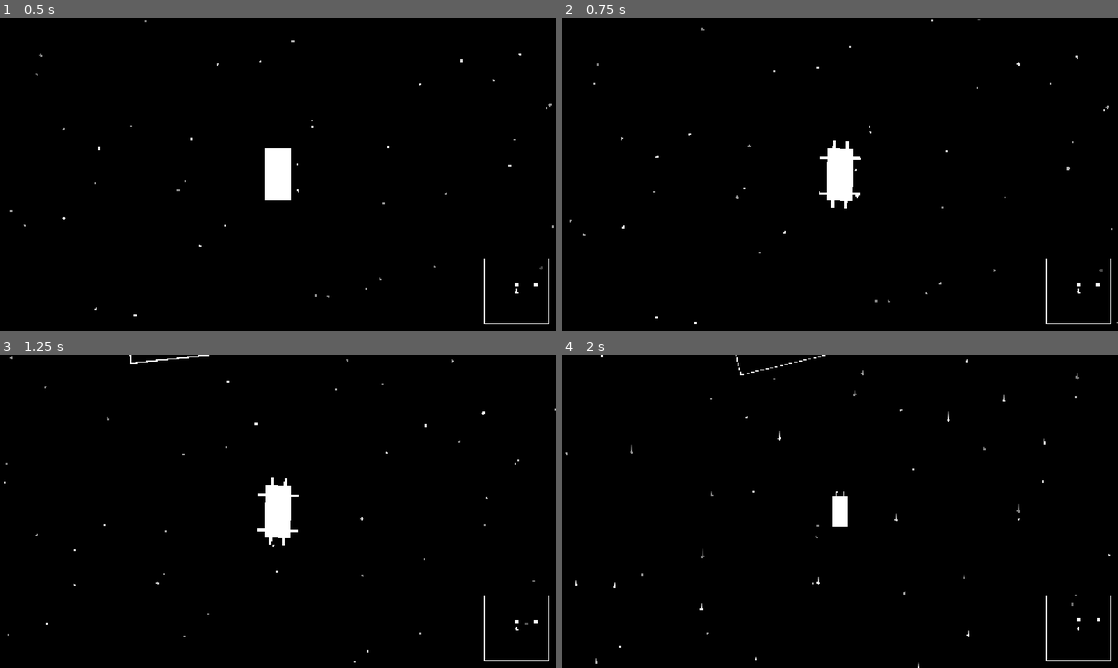
Above: before the commit, frames 1-4 (two rows, left to right).
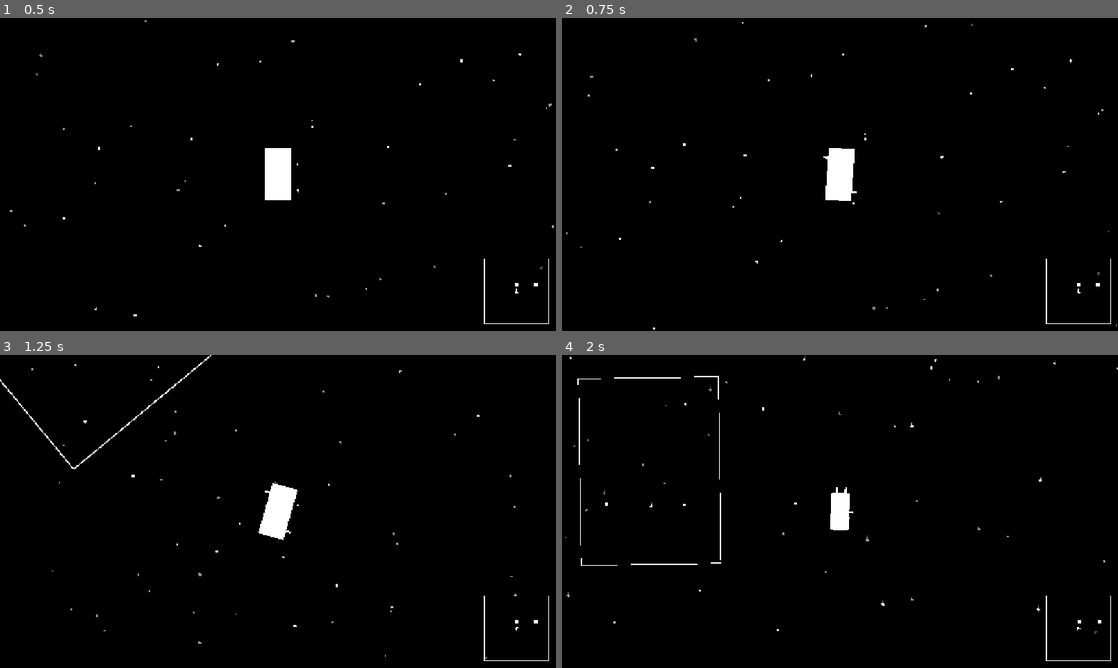
Above: after the commit, the same moments.

Repository: liamfmoran/1-bit-jam
Game: Godot game, scene res://scenes/main.tscn
Two runs of this game, one before a commit and one after it. Both use one fixed random seed, a clock stepped at 60 frames per second and the inputs below.
Inputs:
- Up to frame 1 (0.5 s): no input
- Up to frame 2 (0.75 s): tap Enter at 0.5 s; hold D (turn_right) from 0.53 s (still down); hold E (break) from 0.53 s (still down)
- Up to frame 3 (1.25 s): keep holding D (turn_right); keep holding E (break)
- Up to frame 4 (2 s): release D (turn_right) at 1.28 s; release E (break) at 1.28 s; hold S (thrust_reverse) from 1.28 s (still down); tap E (break) at 1.35 s

Frame 1 is identical in both runs. In frame 2, 0.4% of the frame differs, in the area x 0-100%, y 0-100%; in frame 3, 0.8%; in frame 4, 0.9%.

Commit message:
Added new ship physics

Diff:
--- a/scenes/ship/ship.gd
+++ b/scenes/ship/ship.gd
@@ -1,8 +1,21 @@
 extends RigidBody2D
 
-@export var thrust_force: float = 400.0
-@export var rotation_thrust_force: float = 300.0
+@export var rear_thrust_force: float = 600.0
+@export var front_thrust_force: float = 500.0
 @export var brake_force: float = 800.0
+@export var brake_gain: float = 2.5
+@export var stabilizer_force: float = 120.0
+@export var angular_stab_gain: float = 10.0
+@export var gimbal_max_angle: float = 20.0
+@export var gimbal_speed: float = 8.0
+@export var lateral_rcs_gain: float = 5.0
+@export var lateral_rcs_max: float = 500.0
+@export var steering_ratio: float = 0.35
+
+const FLAME_MAIN_W := 4.0
+const FLAME_MAIN_L := 12.0
+const FLAME_AUX_W  := 3.0
+const FLAME_AUX_L  := 8.0
 
 const ENGINE_RL := Vector2(-10.0, 40.0) #Rear Left
 const ENGINE_RR := Vector2(10.0, 40.0) #Rear Right
@@ -10,9 +23,10 @@
 const ENGINE_FR := Vector2(10.0, -40.0)
 const ENGINE_SFR := Vector2(20.0, -25.0)
 const ENGINE_SFL := Vector2(-20.0, -25.0) #Side Forward Left
-
 const ENGINE_SRR := Vector2(20.0, 25.0)
 const ENGINE_SRL := Vector2(-20.0, 25.0) #Side Rear Left
+const ENGINE_RCS_R := Vector2(20.0, 0.0)  # lateral RCS, fires -X (pushes ship left)
+const ENGINE_RCS_L := Vector2(-20.0, 0.0) # lateral RCS, fires +X (pushes ship right)
 
 @onready var flame_rl: ColorRect = $Flames/FlameRL
 @onready var flame_rr: ColorRect = $Flames/FlameRR
@@ -22,53 +36,191 @@
 @onready var flame_sfl: ColorRect = $Flames/FlameSFL
 @onready var flame_srr: ColorRect = $Flames/FlameSRR
 @onready var flame_srl: ColorRect = $Flames/FlameSRL
-
-@onready var ship_size = $Hull.size #we can use this to call the dimensions to where to put the boosters?
-
-func _physics_process(_delta: float) -> void:
+@onready var flame_lat_r: ColorRect = $Flames/FlameLAT_R
+@onready var flame_lat_l: ColorRect = $Flames/FlameLAT_L
+
+@onready var ship_size = $Hull.size
+
+var gimbal_angle: float = 0.0
+
+func _ready() -> void:
+	_setup_thruster_visuals()
+
+func _setup_thruster_visuals() -> void:
+	# Main engines (regular size)
+	_place_flame(flame_rl, ENGINE_RL, Vector2(0, 1),  FLAME_MAIN_W, FLAME_MAIN_L)
+	_place_flame(flame_rr, ENGINE_RR, Vector2(0, 1),  FLAME_MAIN_W, FLAME_MAIN_L)
+	_place_flame(flame_fl, ENGINE_FL, Vector2(0, -1), FLAME_MAIN_W, FLAME_MAIN_L)
+	_place_flame(flame_fr, ENGINE_FR, Vector2(0, -1), FLAME_MAIN_W, FLAME_MAIN_L)
+	# Aux thrusters (smaller)
+	_place_flame(flame_sfr,   ENGINE_SFR,   Vector2(1, 0),  FLAME_AUX_W, FLAME_AUX_L)
+	_place_flame(flame_sfl,   ENGINE_SFL,   Vector2(-1, 0), FLAME_AUX_W, FLAME_AUX_L)
+	_place_flame(flame_srr,   ENGINE_SRR,   Vector2(1, 0),  FLAME_AUX_W, FLAME_AUX_L)
+	_place_flame(flame_srl,   ENGINE_SRL,   Vector2(-1, 0), FLAME_AUX_W, FLAME_AUX_L)
+	_place_flame(flame_lat_r, ENGINE_RCS_R, Vector2(1, 0),  FLAME_AUX_W, FLAME_AUX_L)
+	_place_flame(flame_lat_l, ENGINE_RCS_L, Vector2(-1, 0), FLAME_AUX_W, FLAME_AUX_L)
+	# Pivot offsets for gimbaling flames (nozzle mouth stays fixed during rotation)
+	flame_rl.pivot_offset = Vector2(FLAME_MAIN_W * 0.5, 0.0)
+	flame_rr.pivot_offset = Vector2(FLAME_MAIN_W * 0.5, 0.0)
+	flame_fl.pivot_offset = Vector2(FLAME_MAIN_W * 0.5, FLAME_MAIN_L)
+	flame_fr.pivot_offset = Vector2(FLAME_MAIN_W * 0.5, FLAME_MAIN_L)
+
+func _place_flame(flame: ColorRect, engine_pos: Vector2, exhaust_dir: Vector2, w: float, l: float) -> void:
+	if exhaust_dir.y > 0.0:       # exhausts down
+		flame.size = Vector2(w, l)
+		flame.position = engine_pos + Vector2(-w * 0.5, 0.0)
+	elif exhaust_dir.y < 0.0:     # exhausts up
+		flame.size = Vector2(w, l)
+		flame.position = engine_pos + Vector2(-w * 0.5, -l)
+	elif exhaust_dir.x > 0.0:     # exhausts right
+		flame.size = Vector2(l, w)
+		flame.position = engine_pos + Vector2(0.0, -w * 0.5)
+	else:                          # exhausts left
+		flame.size = Vector2(l, w)
+		flame.position = engine_pos + Vector2(-l, -w * 0.5)
+
+func _physics_process(delta: float) -> void:
 	var forward_dir := -transform.y
+	var turn_input := Input.get_axis("turn_left", "turn_right")
 	var thrusting_forward := Input.is_action_pressed("thrust_forward")
 	var thrusting_reverse := Input.is_action_pressed("thrust_reverse")
-	var turning_left := Input.is_action_pressed("turn_left")
-	var turning_right := Input.is_action_pressed("turn_right")
-	var braking := Input.is_action_pressed('break')
-
-	if braking and linear_velocity.length_squared() > 1.0:
-		var brake_dir := -linear_velocity.normalized()
-		apply_central_force(brake_dir * brake_force)
-
-	if braking and linear_velocity.length_squared() < 0.5: #snaps the momentum to 0
+	var braking := Input.is_action_pressed("break")
+
+	# Gimbal lerps to 0 during braking so flames return to center
+	var gimbal_target := 0.0 if braking else -turn_input * gimbal_max_angle
+	gimbal_angle = lerp(gimbal_angle, gimbal_target, gimbal_speed * delta)
+
+	if braking:
+		_brake(forward_dir, turn_input)
+		_update_flames_braking(forward_dir, turn_input)
+		return
+
+	var steer := transform.x * sin(deg_to_rad(gimbal_angle)) * steering_ratio
+
+	if thrusting_forward:
+		apply_central_force(forward_dir * rear_thrust_force)
+		apply_force(steer * rear_thrust_force, Vector2(0.0, 40.0).rotated(rotation))
+
+	if thrusting_reverse:
+		apply_central_force(-forward_dir * front_thrust_force)
+		apply_force(-steer * front_thrust_force, Vector2(0.0, -40.0).rotated(rotation))
+
+	if thrusting_forward or thrusting_reverse:
+		_apply_lateral_rcs()
+
+	var fire_left := false
+	var fire_right := false
+	var stab_f := stabilizer_force
+
+	if abs(turn_input) > 0.1 and not thrusting_forward and not thrusting_reverse:
+		if turn_input < 0.0:
+			fire_left = true
+		else:
+			fire_right = true
+	elif abs(turn_input) < 0.1 and abs(angular_velocity) > 0.5:
+		stab_f = minf(absf(angular_velocity) * angular_stab_gain, stabilizer_force)
+		if angular_velocity > 0.0:
+			fire_left = true
+		else:
+			fire_right = true
+
+	if fire_left:
+		apply_force(forward_dir * stab_f, ENGINE_SFR.rotated(rotation))
+		apply_force(-forward_dir * stab_f, ENGINE_SRL.rotated(rotation))
+	if fire_right:
+		apply_force(forward_dir * stab_f, ENGINE_SFL.rotated(rotation))
+		apply_force(-forward_dir * stab_f, ENGINE_SRR.rotated(rotation))
+
+	_update_flames(thrusting_forward, thrusting_reverse, fire_left, fire_right)
+
+
+func _apply_lateral_rcs() -> void:
+	var lat_spd := transform.x.dot(linear_velocity)
+	if absf(lat_spd) < 0.1:
+		return
+	var f := minf(absf(lat_spd) * lateral_rcs_gain, lateral_rcs_max)
+	if lat_spd > 0.0:
+		apply_force(-transform.x * f, ENGINE_RCS_R.rotated(rotation))
+	else:
+		apply_force(transform.x * f, ENGINE_RCS_L.rotated(rotation))
+
+
+func _brake(forward_dir: Vector2, turn_input: float) -> void:
+	var speed := linear_velocity.length()
+
+	if speed > 0.5:
+		var f := minf(speed * brake_gain, brake_force)
+		apply_central_force(-linear_velocity.normalized() * f)
+
+	if absf(turn_input) > 0.1:
+		if turn_input < 0.0:
+			apply_force(forward_dir * stabilizer_force, ENGINE_SFR.rotated(rotation))
+			apply_force(-forward_dir * stabilizer_force, ENGINE_SRL.rotated(rotation))
+		else:
+			apply_force(forward_dir * stabilizer_force, ENGINE_SFL.rotated(rotation))
+			apply_force(-forward_dir * stabilizer_force, ENGINE_SRR.rotated(rotation))
+	else:
+		if angular_velocity > 0.05:
+			var f := minf(angular_velocity * angular_stab_gain, stabilizer_force)
+			apply_force(forward_dir * f, ENGINE_SFR.rotated(rotation))
+			apply_force(-forward_dir * f, ENGINE_SRL.rotated(rotation))
+		elif angular_velocity < -0.05:
+			var f := minf(-angular_velocity * angular_stab_gain, stabilizer_force)
+			apply_force(forward_dir * f, ENGINE_SFL.rotated(rotation))
+			apply_force(-forward_dir * f, ENGINE_SRR.rotated(rotation))
+
+	if linear_velocity.length_squared() < 1.0 and absf(angular_velocity) < 0.1:
 		linear_velocity = Vector2.ZERO
 		angular_velocity = 0.0
 
 
-
-	if thrusting_forward:
-		apply_force(forward_dir * thrust_force, ENGINE_RL.rotated(rotation))
-		apply_force(forward_dir * thrust_force, ENGINE_RR.rotated(rotation))
-
-	if thrusting_reverse:
-		apply_force(-forward_dir * thrust_force, ENGINE_FL.rotated(rotation))
-		apply_force(-forward_dir * thrust_force, ENGINE_FR.rotated(rotation))
-
-	if turning_left:
-		apply_force(forward_dir * rotation_thrust_force, ENGINE_SFR.rotated(rotation))
-		apply_force(-forward_dir * rotation_thrust_force, ENGINE_SRL.rotated(rotation))
-
-	if turning_right:
-		apply_force(forward_dir * rotation_thrust_force, ENGINE_SFL.rotated(rotation))
-		apply_force(-forward_dir * rotation_thrust_force, ENGINE_SRR.rotated(rotation))
-
-
-	_update_flames(thrusting_forward, thrusting_reverse, turning_left, turning_right, braking)
-
-
-func _update_flames(forward: bool, reverse: bool, left: bool, right: bool, brake: bool) -> void:
-	flame_rl.visible = forward or brake
-	flame_rr.visible = forward or brake
-	flame_fl.visible = reverse or brake
-	flame_fr.visible = reverse or brake
-	flame_sfr.visible = left or brake
-	flame_sfl.visible = right or brake
-	flame_srl.visible = left or brake
-	flame_srr.visible = right or brake
+func _update_flames(forward: bool, reverse: bool, fire_left: bool, fire_right: bool) -> void:
+	flame_rl.visible = forward
+	flame_rr.visible = forward
+	flame_fl.visible = reverse
+	flame_fr.visible = reverse
+	flame_sfr.visible = fire_left
+	flame_srl.visible = fire_left
+	flame_sfl.visible = fire_right
+	flame_srr.visible = fire_right
+	var lat_spd := transform.x.dot(linear_velocity)
+	flame_lat_r.visible = (forward or reverse) and lat_spd > 0.1
+	flame_lat_l.visible = (forward or reverse) and lat_spd < -0.1
+	var gimbal_rad := deg_to_rad(gimbal_angle)
+	flame_rl.rotation = gimbal_rad
+	flame_rr.rotation = gimbal_rad
+	flame_fl.rotation = gimbal_rad
+	flame_fr.rotation = gimbal_rad
+
+
+func _update_flames_braking(forward_dir: Vector2, turn_input: float) -> void:
+	var fwd_spd := forward_dir.dot(linear_velocity)
+	var lat_spd := transform.x.dot(linear_velocity)
+
+	flame_fl.visible = fwd_spd > 0.5
+	flame_fr.visible = fwd_spd > 0.5
+	flame_rl.visible = fwd_spd < -0.5
+	flame_rr.visible = fwd_spd < -0.5
+
+	if absf(turn_input) > 0.1:
+		var fire_left := turn_input < 0.0
+		flame_sfr.visible = fire_left
+		flame_srl.visible = fire_left
+		flame_sfl.visible = not fire_left
+		flame_srr.visible = not fire_left
+	else:
+		var stab_l := angular_velocity > 0.05
+		var stab_r := angular_velocity < -0.05
+		flame_sfr.visible = stab_l
+		flame_srr.visible = stab_r
+		flame_sfl.visible = stab_r
+		flame_srl.visible = stab_l
+
+	flame_lat_r.visible = lat_spd > 0.3
+	flame_lat_l.visible = lat_spd < -0.3
+
+	var gimbal_rad := deg_to_rad(gimbal_angle)
+	flame_rl.rotation = gimbal_rad
+	flame_rr.rotation = gimbal_rad
+	flame_fl.rotation = gimbal_rad
+	flame_fr.rotation = gimbal_rad
--- a/scenes/ship/ship.tscn
+++ b/scenes/ship/ship.tscn
@@ -7,7 +7,7 @@
 
 [node name="Ship" type="RigidBody2D" unique_id=1395243470 groups=["player"]]
 linear_damp = 0.05
-angular_damp = 0.1
+angular_damp = 2.0
 script = ExtResource("1_k8m3p")
 
 [node name="CollisionShape2D" type="CollisionShape2D" parent="." unique_id=203023417]
@@ -22,49 +22,21 @@
 [node name="Flames" type="Node2D" parent="." unique_id=5025990]
 
 [node name="FlameRL" type="ColorRect" parent="Flames" unique_id=1959028438]
-offset_left = -12.0
-offset_top = 40.0
-offset_right = -8.0
-offset_bottom = 52.0
 
 [node name="FlameRR" type="ColorRect" parent="Flames" unique_id=1210047054]
-offset_left = 8.0
-offset_top = 40.0
-offset_right = 12.0
-offset_bottom = 52.0
 
 [node name="FlameFL" type="ColorRect" parent="Flames" unique_id=691730440]
-offset_left = -12.0
-offset_top = -52.0
-offset_right = -8.0
-offset_bottom = -40.0
 
 [node name="FlameFR" type="ColorRect" parent="Flames" unique_id=2029506736]
-offset_left = 8.0
-offset_top = -52.0
-offset_right = 12.0
-offset_bottom = -40.0
 
 [node name="FlameSFR" type="ColorRect" parent="Flames" unique_id=1729003572]
-offset_left = 20.0
-offset_top = -27.0
-offset_right = 32.0
-offset_bottom = -23.0
 
 [node name="FlameSFL" type="ColorRect" parent="Flames" unique_id=1149556404]
-offset_left = -32.0
-offset_top = -27.0
-offset_right = -20.0
-offset_bottom = -23.0
 
 [node name="FlameSRR" type="ColorRect" parent="Flames" unique_id=159482015]
-offset_left = 20.0
-offset_top = 27.0
-offset_right = 32.0
-offset_bottom = 31.0
 
 [node name="FlameSRL" type="ColorRect" parent="Flames" unique_id=391842263]
-offset_left = -32.0
-offset_top = 27.0
-offset_right = -20.0
-offset_bottom = 31.0
+
+[node name="FlameLAT_R" type="ColorRect" parent="Flames"]
+
+[node name="FlameLAT_L" type="ColorRect" parent="Flames"]
